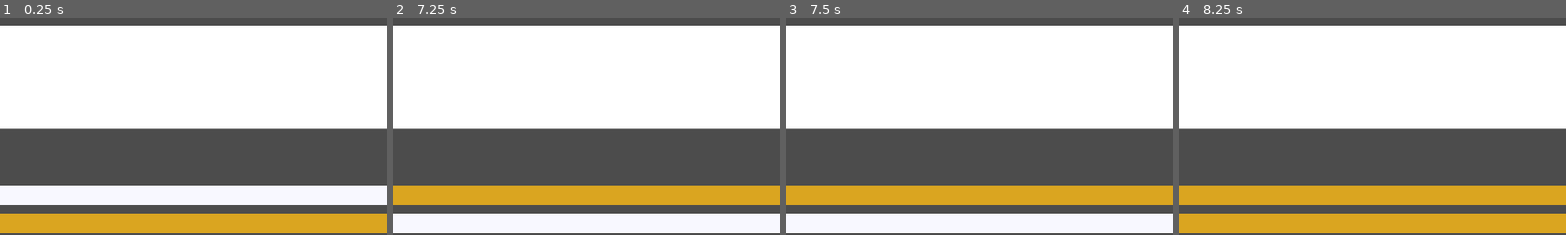
Above: before the commit, frames 1-4 (left to right).
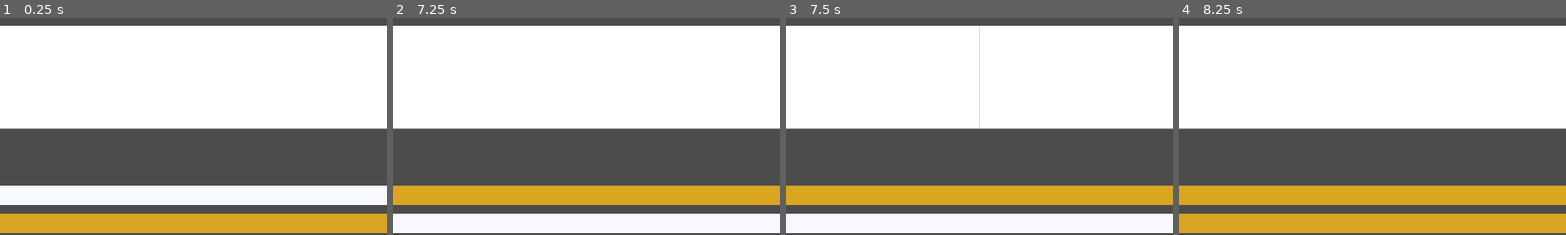
Above: after the commit, the same moments.

Repository: tangentstorm/fnarbmlyx
Game: Godot game, scene res://main.tscn
Two runs of this game, one before a commit and one after it. Both use one fixed random seed, a clock stepped at 60 frames per second and the inputs below.
Inputs (mouse positions are % of the whole screen's width and height, from its top left):
- Up to frame 1 (0.25 s): no input
- Up to frame 2 (7.25 s): tap Space (ui_select) at 0.5, 0.6, 0.77, 1.07, 1.25, 2, 2.1, 2.75, 3.5, 3.6, 3.77, 4.07, 4.25, 5.1, 6.6, 6.77, 7.07 s; move the mouse to (72, 45) at 0.52 s; hold Up 0.53-1.25 s; click (72, 45) at 0.67 s; drag from (30, 55) to (45, 70) at 1.27 s; move the mouse to (60, 28) at 2.02 s; hold Up 2.03-2.75 s; click (60, 28) at 2.17 s; drag from (45, 70) to (20, 35) at 2.77 s; move the mouse to (80, 65) at 3.52 s; hold Down 3.53-4.25 s; click (80, 65) at 3.67 s; drag from (20, 35) to (35, 25) at 4.27 s; move the mouse to (55, 50) at 5.02 s; hold Down 5.03-5.75 s; click (55, 50) at 5.17 s; drag from (35, 25) to (30, 55) at 5.77 s; move the mouse to (72, 45) at 6.52 s; hold Up from 6.53 s (still down); click (72, 45) at 6.67 s
- Up to frame 3 (7.5 s): release Up at 7.25 s; drag from (30, 55) to (45, 70) at 7.27 s
- Up to frame 4 (8.25 s): move the mouse to (60, 28) at 8.02 s; hold Down from 8.03 s (still down); tap Space (ui_select) at 8.1 s; click (60, 28) at 8.17 s
The pictures show only the part of the screen within x 5-55%, y 3-53%; the shares and areas given below are measured in that part.

Frames 1-2 are identical in both runs. In frame 3, 0.1% of the frame differs, in the area x 49-51%, y 3-51%; in frame 4, nothing differs.
Error after the commit: Invalid call. Nonexistent function 'get_length' in base 'Nil'. (res://ClipScroller.gd:41)

Commit message:
click to set playhead

Diff:
--- a/ClipScroller.gd
+++ b/ClipScroller.gd
@@ -4,13 +4,20 @@
 export var start  : float = 0.0
 export var end    : float = 0.0
 export var head   : float = 0.0 setget _set_head
+export var timeScale : int = 128 setget _set_timeScale, _get_timeScale
 
 onready var clipNode = $ClipContainer/AudioClip
 onready var headNode = $ClipContainer/PlayHead
 
 var playing = false
 var mix_rate = 44100
-export var timeScale = 128
+
+
+func _set_timeScale(x):
+	clipNode.timeScale = x
+
+func _get_timeScale():
+	return clipNode.timeScale
 
 func _set_sample(x):
 	start = 0.0
@@ -30,6 +37,9 @@
 	if head >= end: head = start
 	playing = true
 	$AudioStreamPlayer.stream = clipNode.sample
+	print("end is:", end)
+	print("length is:", clipNode.sample.get_length())
+	print("playing from ", head)
 	$AudioStreamPlayer.play(head)
 	yield($AudioStreamPlayer, "finished")
 
@@ -37,8 +47,15 @@
 	self.playing = false
 	$AudioStreamPlayer.stop()
 
-func timeToPixels(t):
-	return t * (mix_rate / timeScale)
+func timeToPixels(t:float) -> float:
+	return t * mix_rate / timeScale
+
+func pixelsToTime(px:float) -> float:
+	return px * timeScale / mix_rate
+
+func _input(event):
+	if event is InputEventMouseButton and event.pressed:
+		self.head = pixelsToTime(event.position.x - rect_position.x)
 
 func _process(dt):
 	if playing:
--- a/main.gd
+++ b/main.gd
@@ -32,7 +32,9 @@
 		$Prompter.save_clip()
 
 	if Input.is_action_just_released("ui_select"):
-		if $ClipScroller.playing: $ClipScroller.stop()
+		if $ClipScroller.playing:
+			$ClipScroller.stop()
+			print("head stopped at:", $ClipScroller.head)
 		else: $ClipScroller.play()
 
 func _input(event):
@@ -43,3 +45,5 @@
 		if event.scancode == KEY_DOWN:
 			$Prompter.cursor += 1
 			$ClipScroller.sample = $Prompter.sample
+		if event.scancode == KEY_HOME:
+			$ClipScroller.head = 0.0
